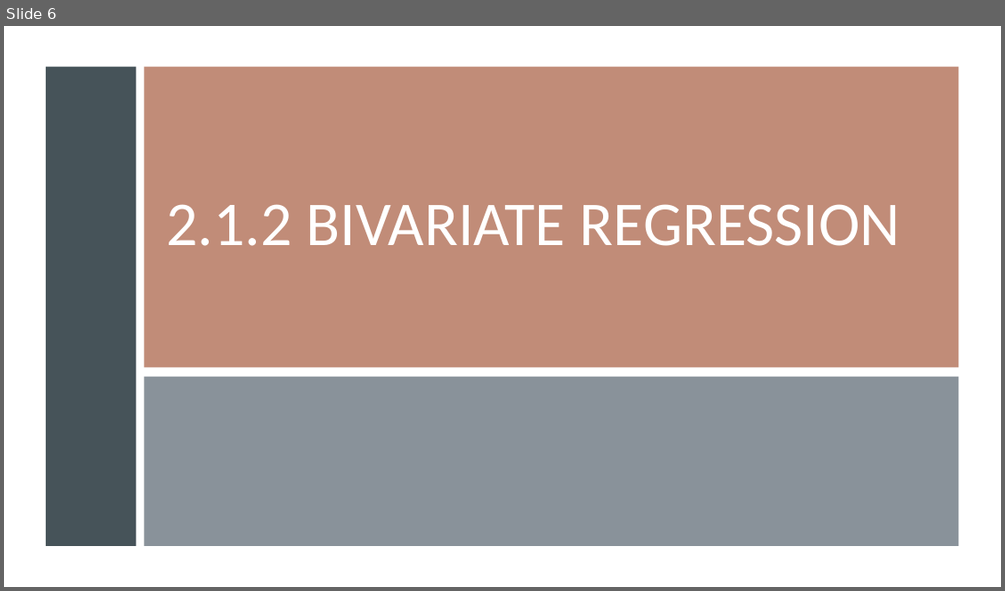
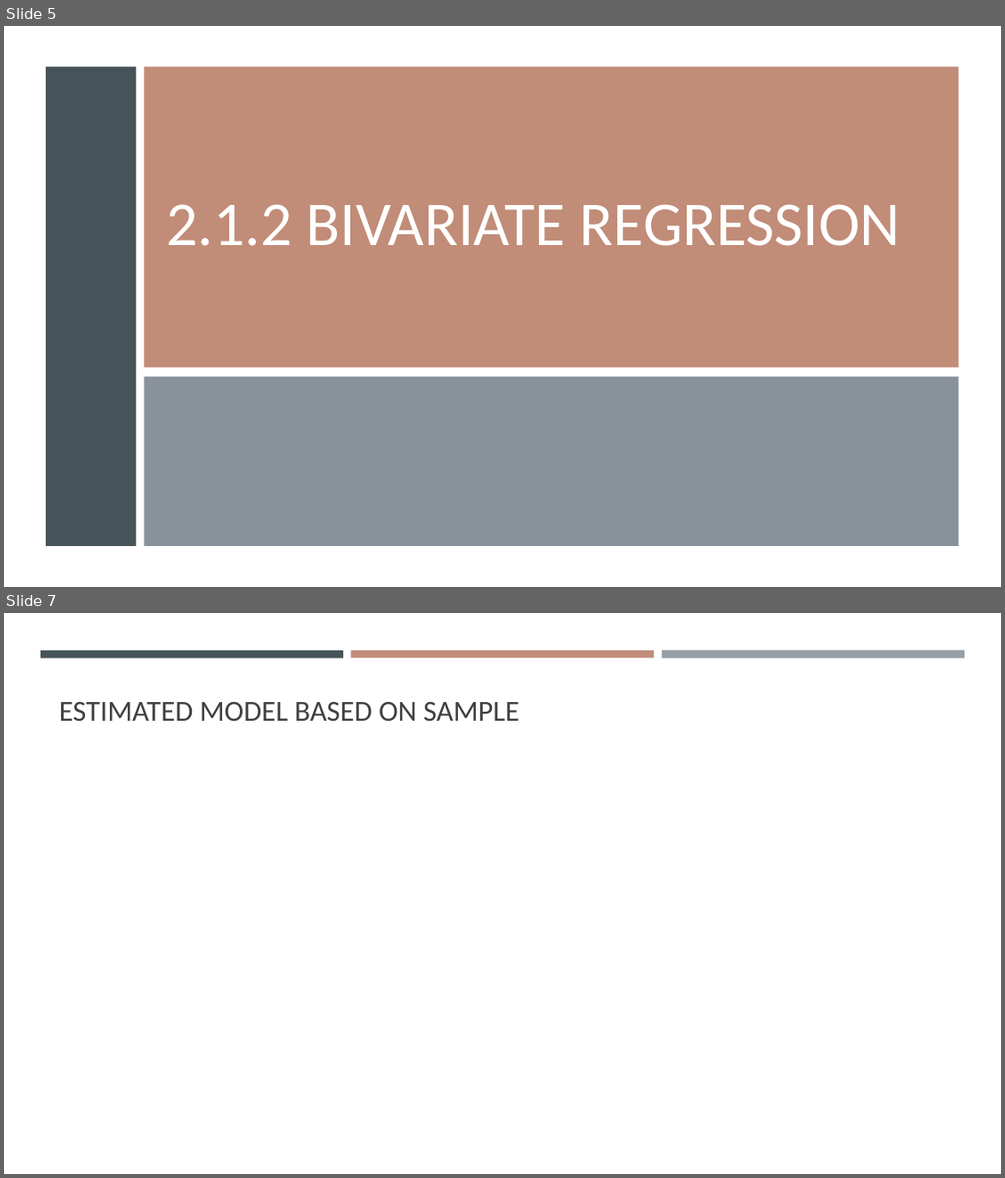
Before and after one commit to gisynw/geog-247, a slide deck: docs/Lectures/Week04/Week04_BivariateRegression.pptx. Shown one above the other, each under a label of ours: slide 6 before the commit, slides 5 and 7 after it; the slides between them are not shown. The pictures are 1005x591 and 1005x1178 pixels, drawn with LibreOffice and Linux fonts; fonts in the diff are those of the drawing; grey boxes stand for pictures. Boxes give left, top, right and bottom in pixels: in the first picture for what was removed or moved away, otherwise in the second. Text is boxed around its words. In the diff, an @@ line names an element or a change of style, - is before the commit and + after.

```diff
--- a/docs/Lectures/Week04/Week04_BivariateRegression.pptx
+++ b/docs/Lectures/Week04/Week04_BivariateRegression.pptx
@@ slide 7 added at bbox=[4, 613, 1001, 1174], background #FFFFFF @@
@@ rectangle added at bbox=[40, 650, 343, 657], fill #465359 @@
@@ rectangle added at bbox=[351, 650, 654, 657], fill #C18C78 @@
@@ rectangle added at bbox=[662, 650, 964, 658], fill #969FA7 @@
@@ title added at bbox=[59, 702, 519, 721], 28 pt, text #404040 @@
+ESTIMATED MODEL BASED ON SAMPLE
@@ what was slide 6 is now slide 5 @@
```
Also in this commit, not shown: 3 slides changed, 14 other slides added, 1 slide removed, 2 other files.
